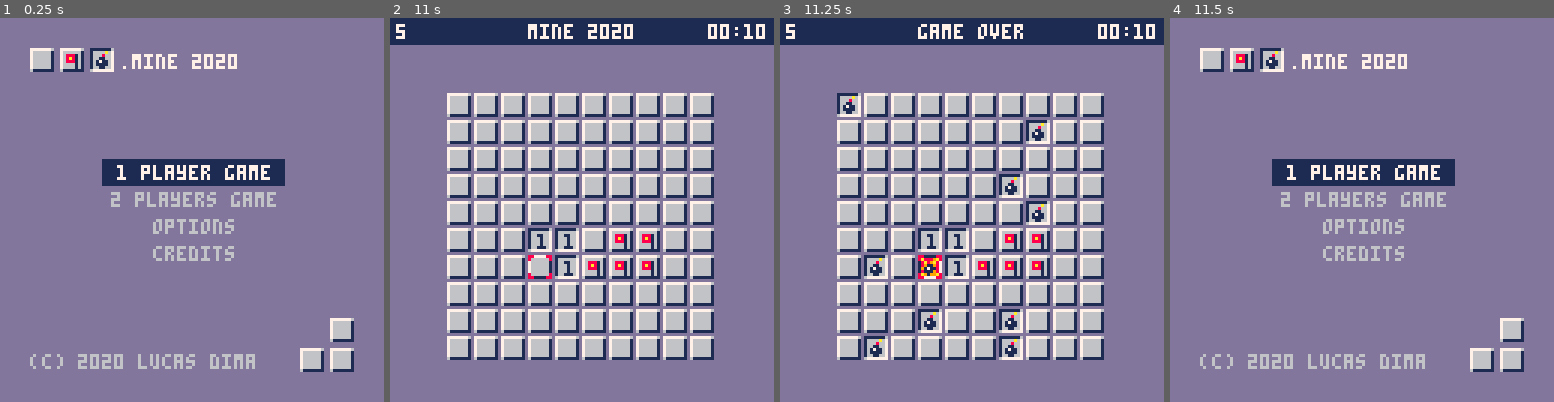
Above: before the commit, frames 1-4 (left to right).
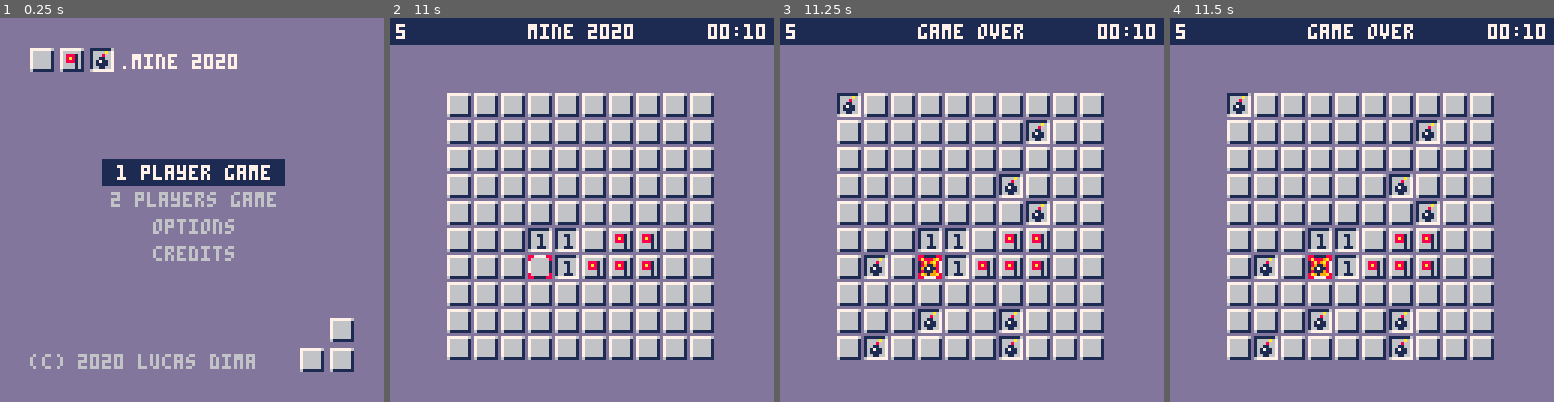
Above: after the commit, the same moments.

Repository: lucdima/mine2020
Game: PICO-8 cartridge mine.p8
The game is run twice, just before and just after one commit, with the same random seed, the same clock (stepped at 60 frames per second) and the same inputs.
Inputs:
- Up to frame 1 (0.25 s): no input
- Up to frame 2 (11 s): tap O (Z key) at 0.33, 0.7, 1.43, 2.22, 3.1, 3.98, 4.87, 5.75, 6.63, 7.52, 8.4, 9.28, 10.17 s; tap X (X key) at 1.07, 2.07, 2.4, 2.73, 3.07, 3.4, 3.73, 4.07, 4.4, 4.73, 5.07, 5.4, 5.73, 6.07, 6.4, 6.73, 7.07, 7.4, 7.73, 8.07, 8.4, 8.73, 9.07, 9.4, 9.73, 10.07, 10.4, 10.73 s; hold Left 1.97-2.37 s; hold P2 Right 1.97-2.37 s; hold Down 2.42-2.82 s; hold P2 Up 2.42-2.82 s; hold Right 2.87-3.53 s; hold P2 Left 2.87-3.53 s; hold Up 3.58-4.08 s; hold P2 Down 3.58-4.08 s; hold Right 4.13-4.53 s; hold P2 Left 4.13-4.53 s; hold Down 4.58-5.08 s; hold P2 Up 4.58-5.08 s; hold Left 5.13-5.8 s; hold P2 Right 5.13-5.8 s; hold Up 5.85-6.18 s; hold P2 Down 5.85-6.18 s; hold Left 6.23-6.63 s; hold P2 Right 6.23-6.63 s; hold Down 6.68-7.08 s; hold P2 Up 6.68-7.08 s; hold Right 7.13-7.8 s; hold P2 Left 7.13-7.8 s; hold Up 7.85-8.35 s; hold P2 Down 7.85-8.35 s; hold Right 8.4-8.8 s; hold P2 Left 8.4-8.8 s; hold Down 8.85-9.35 s; hold P2 Up 8.85-9.35 s; hold Left 9.4-10.07 s; hold P2 Right 9.4-10.07 s; hold Up 10.12-10.45 s; hold P2 Down 10.12-10.45 s; hold Left 10.5-10.9 s; hold P2 Right 10.5-10.9 s; hold Down from 10.95 s (still down); hold P2 Up from 10.95 s (still down)
- Up to frame 3 (11.25 s): keep holding Down; keep holding P2 Up; tap O (Z key) at 11.05 s; tap X (X key) at 11.07 s
- Up to frame 4 (11.5 s): release Down at 11.35 s; release P2 Up at 11.35 s; tap X (X key) at 11.4 s; hold Right from 11.4 s (still down); hold P2 Left from 11.4 s (still down)

Frames 1-3 are identical in both runs. In frame 4, 49% of the frame differs, in the area x 0-100%, y 0-93%.

Commit message:
Exit is only with button Z

Diff:
--- a/mine.p8
+++ b/mine.p8
@@ -826,7 +826,7 @@
 end
 
 function any_key()
-    return btnp(0) or btnp(1) or btnp(2) or btnp(3) or btnp(4) or btnp(5) or btnp(0,1) or btnp(1,1) or btnp(2,1) or btnp(3,1) or btnp(4,1) or btnp(5,1)
+    return btnp(4)
 end
 
 function uncover_recursive(tile,board)
